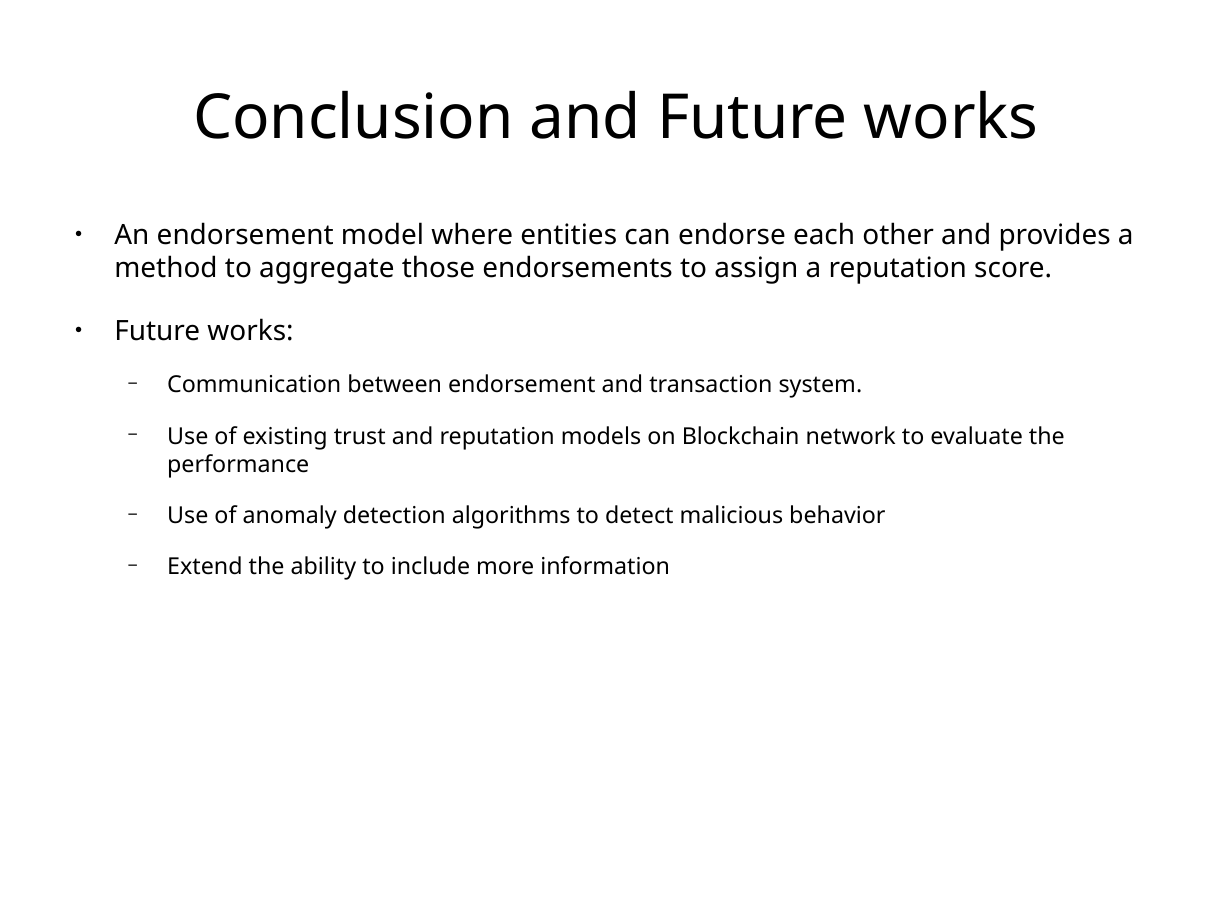
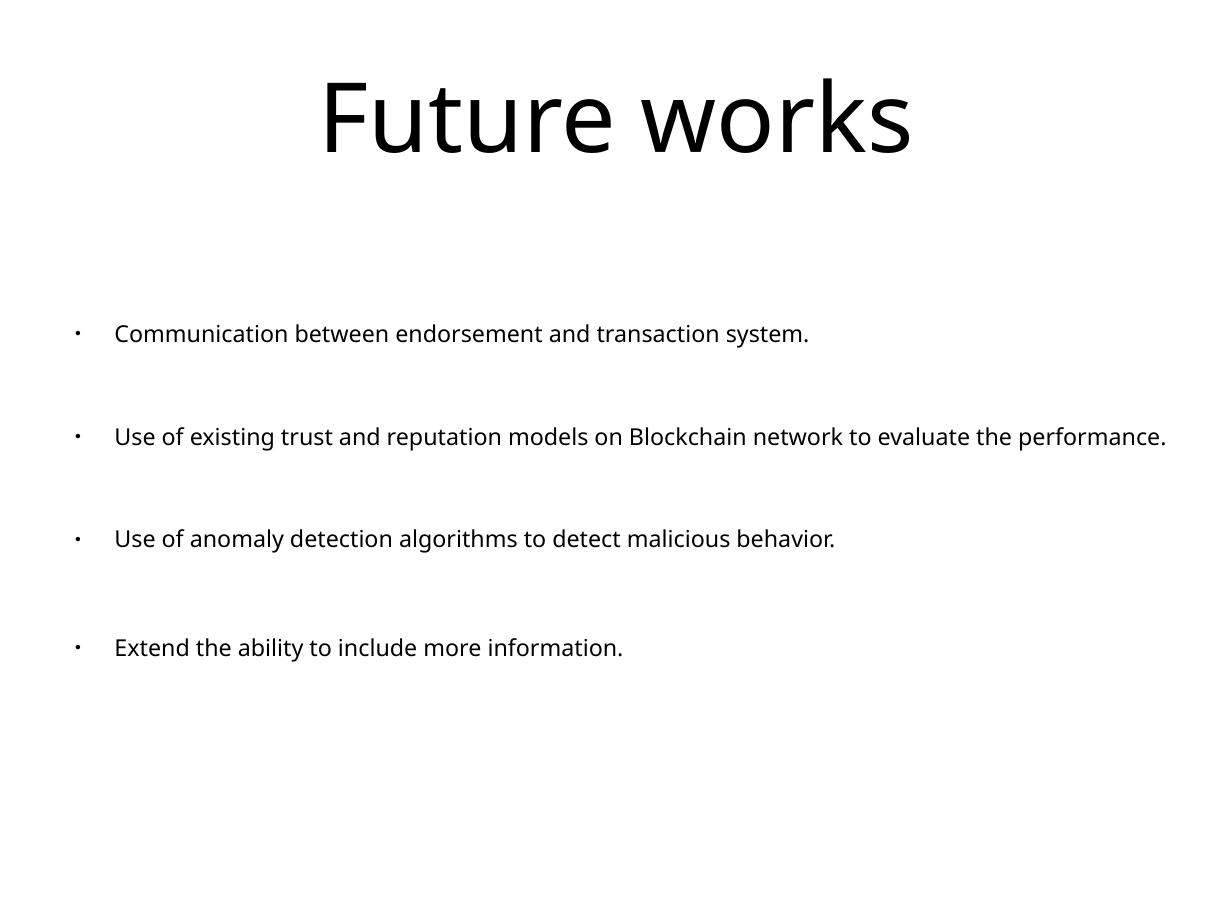
Before and after one commit to s2-t2/blockchain_reputation_system, a slide deck: slide 30 of documents/Presentation/Presentationv1.odp (slide 39 before the commit). Drawn at 1232x924 pixels with LibreOffice and Linux fonts; fonts in the diff are those of the drawing. Boxes give left, top, right and bottom in pixels: in the first picture for what was removed or moved away, otherwise in the second. Text is boxed around its words. In the diff, an @@ line names an element or a change of style, - is before the commit and + after.

```diff
--- a/documents/Presentation/Presentationv1.odp
+++ b/documents/Presentation/Presentationv1.odp
@@ title at [318,78,914,153]: text changed; size 40 to 62.4 pt @@
-Conclusion and Future works
+Future works
@@ text at [114,222,1134,341]: paragraphs removed @@
-● An endorsement model where entities can endorse each other and provides a method to aggregate those endorsements to assign a reputation score.
-● Future works:
@@ text at [114,324,810,348]: bullet − to ●; list level 2 to 1 in "Communication between endorsement and transaction ..." @@
@@ text at [114,427,1166,662]: text changed @@
-  − Use of existing trust and reputation models on Blockchain network to evaluate the performance
-  − Use of anomaly detection algorithms to detect malicious behavior
-  − Extend the ability to include more information
+● Use of existing trust and reputation models on Blockchain network to evaluate the performance.
+● Use of anomaly detection algorithms to detect malicious behavior.
+● Extend the ability to include more information.
```
Also in this commit, not shown: 19 other slides changed, 14 slides added, 21 slides removed, 10 other files.
